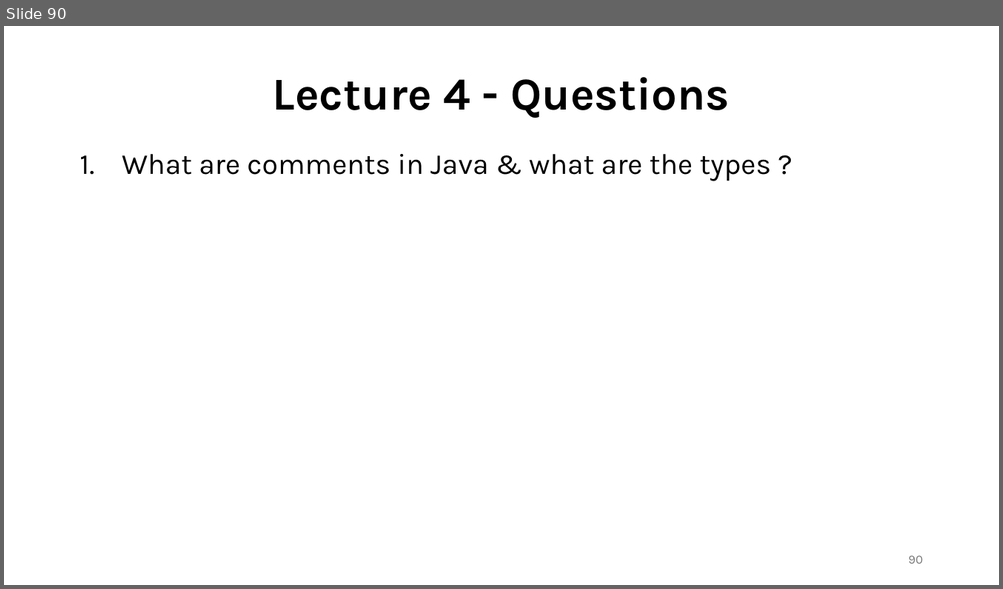
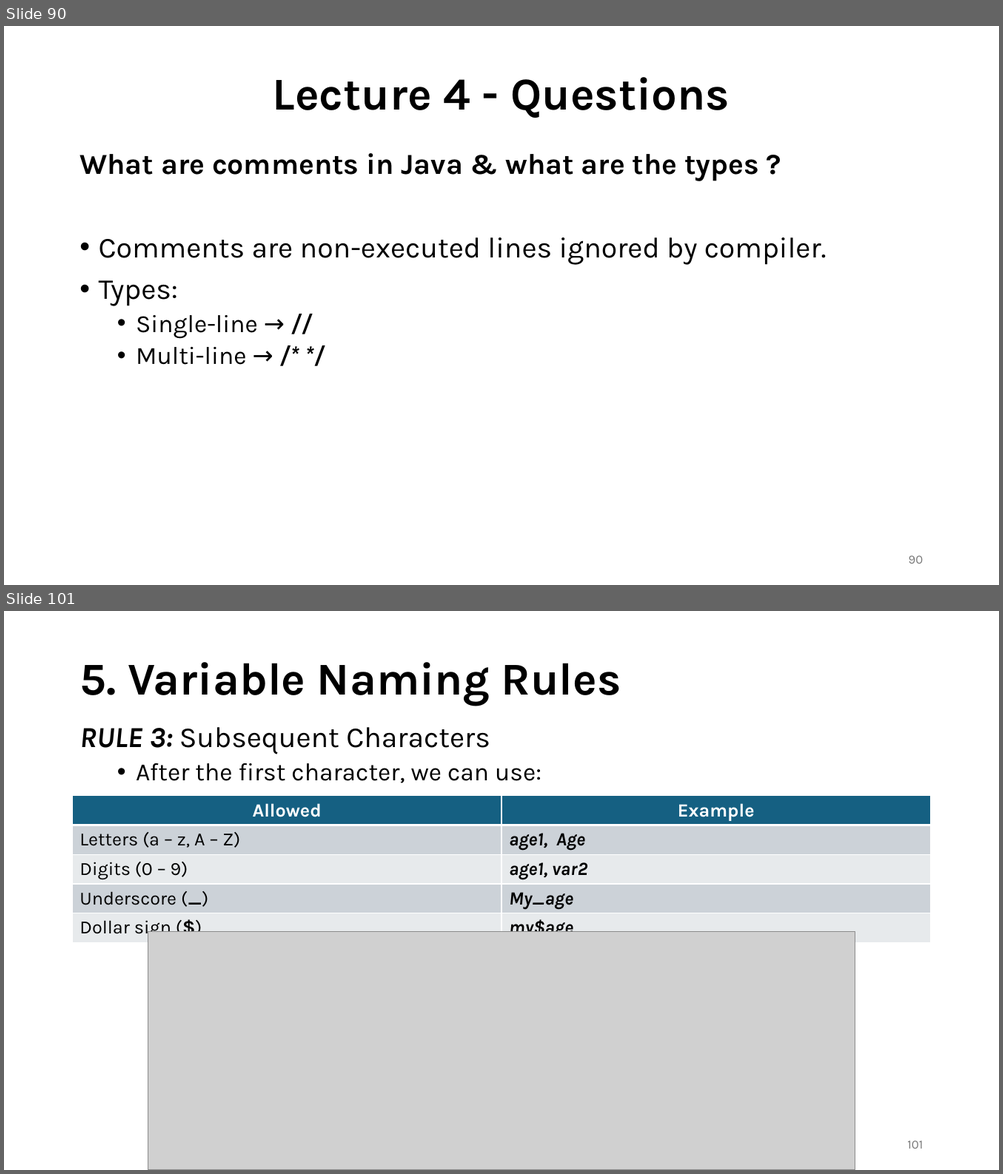
Before and after one commit to shubham-singh-12/Notes, a slide deck: Java with DSA.pptx. Shown one above the other, each under a label of ours: slide 90 before the commit, slides 90 and 101 after it; the slides between them are not shown. The pictures are 1003x589 and 1003x1174 pixels, drawn with LibreOffice and Linux fonts; fonts in the diff are those of the drawing; grey boxes stand for pictures. Boxes give left, top, right and bottom in pixels: in the first picture for what was removed or moved away, otherwise in the second. Text is boxed around its words. In the diff, an @@ line names an element or a change of style, - is before the commit and + after.

```diff
--- a/Java with DSA.pptx
+++ b/Java with DSA.pptx
@@ slide 101 added at (x1=4, y1=611, x2=999, y2=1170), background #FFFFFF @@
@@ title added at (x1=79, y1=662, x2=621, y2=706), 44 pt, text #000000, bold @@
+5. Variable Naming Rules
@@ text added at (x1=79, y1=727, x2=541, y2=783), 24 pt, text #000000 @@
+RULE 3: Subsequent Characters
+  • After the first character, we can use:
@@ table added at (x1=73, y1=796, x2=930, y2=945), 5 rows, 2 columns @@
+Allowed | Example
+Letters (a – z, A – Z) | age1, Age
+Digits (0 – 9) | age1, var2
+Underscore (_) | My_age
+Dollar sign ($) | my$age
@@ picture added at (x1=148, y1=932, x2=855, y2=1170) @@
@@ page number added at (x1=907, y1=1141, x2=922, y2=1149), 12 pt, text #797979 @@
+101
@@ slide 90 changed as well @@
@@ text at (x1=79, y1=153, x2=758, y2=181): bold on in "What are comments in Java & what ..."; bullet 1. to none @@
@@ text at (x1=99, y1=238, x2=826, y2=365): paragraphs added @@
+• Comments are non-executed lines ignored by compiler.
+• Types:
+  • Single-line → //
+  • Multi-line → /* */
```
Also in this commit, not shown: 12 other slides changed, 96 other slides added.
